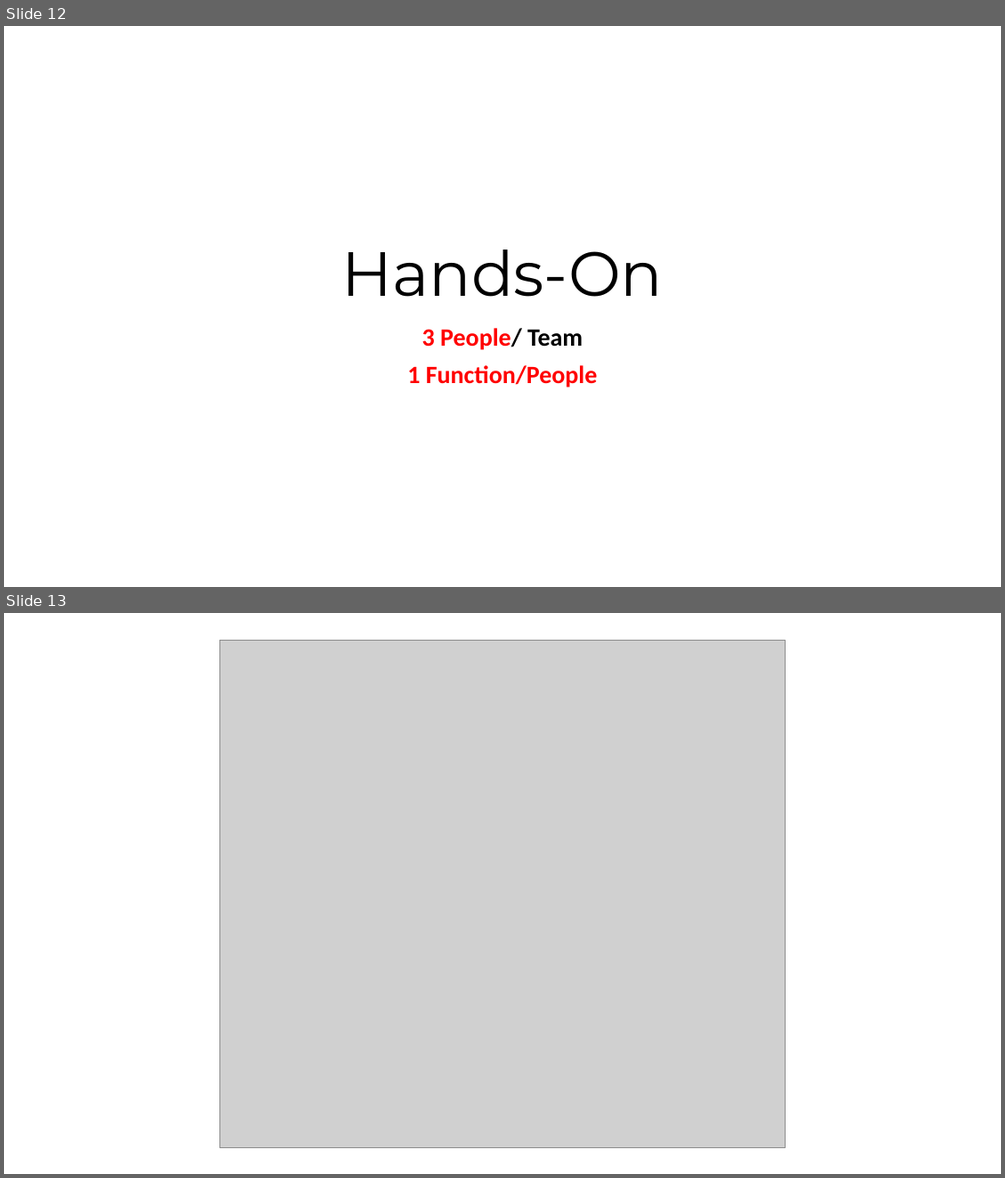
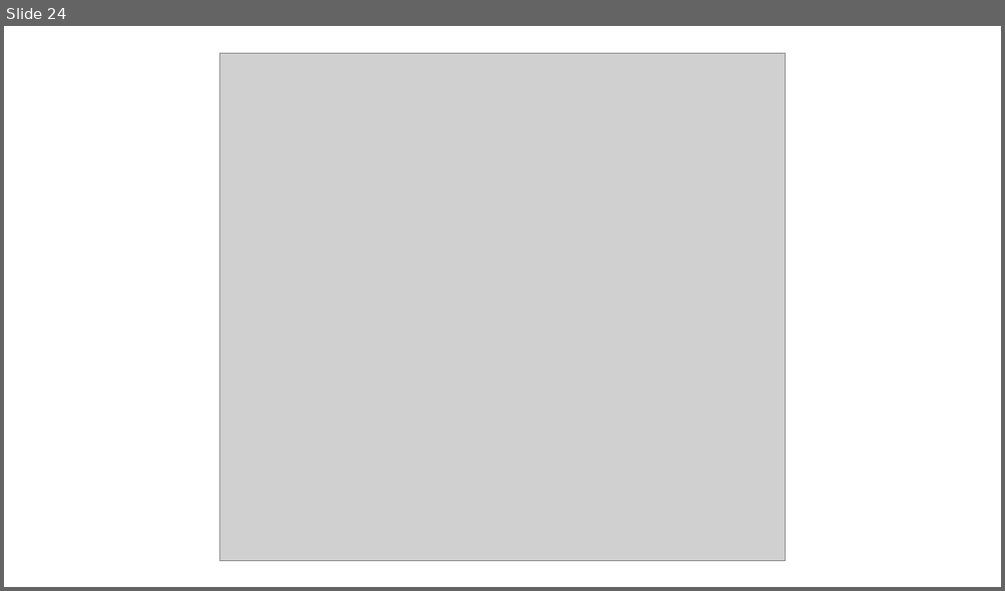
Before and after one commit to Chenct-jonathan/25ss_PyLab, a slide deck: slides/Python_Workshop_2.pptx. Shown one above the other, each under a label of ours: slides 12 and 13 before the commit, slide 24 after it. The pictures are 1005x1178 and 1005x591 pixels, drawn with LibreOffice and Linux fonts; fonts in the diff are those of the drawing; grey boxes stand for pictures. Boxes give left, top, right and bottom in pixels: in the first picture for what was removed or moved away, otherwise in the second. Text is boxed around its words. In the diff, an @@ line names an element or a change of style, - is before the commit and + after.

```diff
--- a/slides/Python_Workshop_2.pptx
+++ b/slides/Python_Workshop_2.pptx
@@ slide 12 removed at [4, 26, 1001, 587], background #FFFFFF @@
@@ title removed at [342, 249, 663, 297] @@
-Hands-On
@@ subtitle removed at [407, 328, 598, 387] @@
-3 People/ Team
-1 Function/People
@@ what was slide 13 is now slide 24 @@
```
Also in this commit, not shown: 1 slide changed, 12 slides added, 2 other slides removed.
